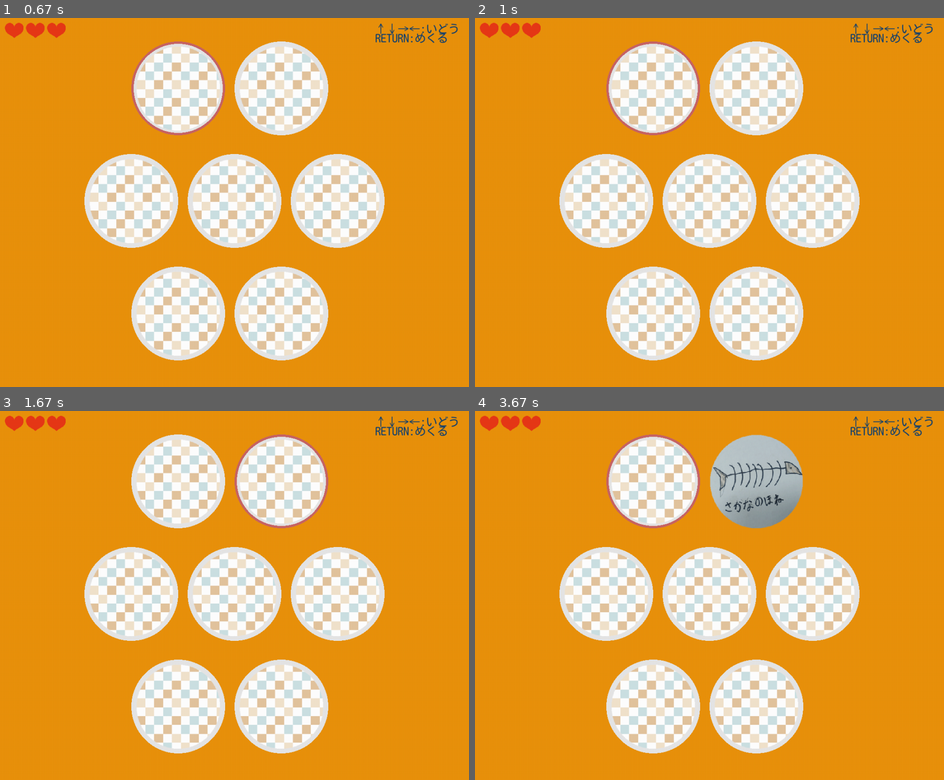
Above: before the commit, frames 1-4 (two rows, left to right).
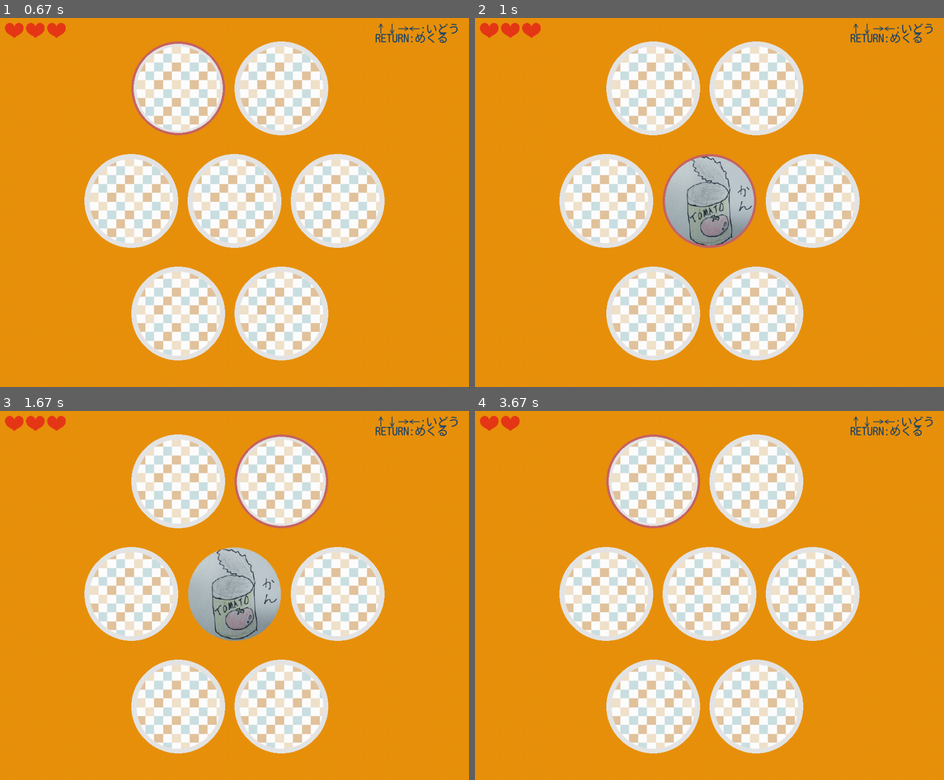
Above: after the commit, the same moments.

Repository: yukaiworks/pygame-trushmemory
Game: pygame game, started from main.py
The game is run twice, just before and just after one commit, with the same random seed, the same clock (stepped at 60 frames per second) and the same inputs.
Inputs (mouse positions are in pixels of both pictures, inside the frame that each line leads up to):
- Up to frame 1 (0.67 s): tap Enter at 0.33 s
- Up to frame 2 (1 s): click (709, 228) at 0.73 s
- Up to frame 3 (1.67 s): hold Right 1-1.47 s; hold Up from 1.5 s (still down)
- Up to frame 4 (3.67 s): release Up at 1.8 s; tap Enter at 2.33 s; hold Left from 3.57 s (still down)

Frame 1 is identical in both runs. In frame 2, 4.4% of the frame differs, in the area x 28-60%, y 6-63%; in frame 3, 4.0%; in frame 4, 4.1%.

Commit message:
Update main.py
キーボードだけでなくタッチに対応

Diff:
--- a/main.py
+++ b/main.py
@@ -26,11 +26,11 @@
 IMG_PATH_RESULT = "./img/result.png"
 
 # 音
-HIT_SOUND_PATH = "./sound/hit.ogg"#wav"
-BEEP_SOUND_PATH = "./sound/beep4.ogg"#mp3"
-FLIP_SOUND_PATH = "./sound/flipcard.ogg"#mp3"
-CHAIME_SOUND_PATH = "./sound/chaime.ogg"#mp3"
-DECISION_SOUND_PATH = "./sound/decision44.ogg"#mp3"
+HIT_SOUND_PATH = "./sound/hit.ogg"
+BEEP_SOUND_PATH = "./sound/beep4.ogg"
+FLIP_SOUND_PATH = "./sound/flipcard.ogg"
+CHAIME_SOUND_PATH = "./sound/chaime.ogg"
+DECISION_SOUND_PATH = "./sound/decision44.ogg"
 
 TYPE_JOKER = 0
 TYPE_FOODWASTE = 1
@@ -51,9 +51,9 @@
     print('ボタン数 :', joystick.get_numbuttons())
 
 screen = pygame.display.set_mode(SCREEN_RECT.size)
-font_lg = pygame.font.Font("KosugiMaru-Regular.ttf", 50)#pygame.font.SysFont(None, 50)
-font_md = pygame.font.Font("KosugiMaru-Regular.ttf", 30)#pygame.font.SysFont(None, 30)
-font_sm = pygame.font.Font("KosugiMaru-Regular.ttf", 24)#pygame.font.SysFont(None, 24)
+font_lg = pygame.font.Font("KosugiMaru-Regular.ttf", 50)
+font_md = pygame.font.Font("KosugiMaru-Regular.ttf", 30)
+font_sm = pygame.font.Font("KosugiMaru-Regular.ttf", 24)
 clock = pygame.time.Clock()
 
 class Trush(pygame.sprite.Sprite):
@@ -75,6 +75,9 @@
     def draw_pointing(self, screen):
         rect = self.image.get_rect(topleft= self.pos)
         pygame.draw.circle(screen, (200, 100, 100), rect.center,100, 5)
+    def is_inside(self, point):
+        rect = self.image.get_rect(topleft= self.pos)
+        return rect.collidepoint(point)
 
 #
 # ゲームメイン画面
@@ -145,6 +148,14 @@
                         flip_sound.play()
                         trush_list[pointing_idx].is_open = True
                         checking_list.append(trush_list[pointing_idx])
+            elif event.type == MOUSEBUTTONDOWN: # タッチに対応
+                for i, trush in enumerate(trush_list):
+                    if not trush_list[i].is_open and trush.is_inside(event.pos):
+                        pointing_idx = i
+                        flip_sound.play()
+                        trush_list[pointing_idx].is_open = True
+                        checking_list.append(trush_list[pointing_idx])
+                        break
             elif event.type == JOYBUTTONDOWN and joystick.get_button(0) and len(checking_list) < 2 :
                 if not trush_list[pointing_idx].is_open:
                     flip_sound.play()
@@ -281,6 +292,9 @@
 # スタート画面
 #
 async def start_page():
+    # タッチスタートの場合、この画面がSKIPされてしまうため
+    countup = 0
+
     title_img = pygame.transform.scale_by(pygame.image.load(IMG_PATH_TITLE).convert_alpha(), 0.6)
     # 説明文
     msg = []
@@ -300,6 +314,8 @@
         trush_list[i].is_open = True
 
     while True:
+        countup += 1
+
         for event in pygame.event.get():
             if event.type == QUIT:
                 pygame.quit()
@@ -307,6 +323,8 @@
             if event.type == KEYDOWN and event.key in [K_a,K_RETURN]:
                 return
             elif event.type == JOYBUTTONDOWN and joystick.get_button(0):
+                return
+            elif event.type == MOUSEBUTTONDOWN and countup > TICK:
                 return
 
         screen.fill(BG_COLOR)
@@ -366,6 +384,8 @@
             if event.type == KEYDOWN and event.key in [K_a,K_RETURN]:
                 return
             elif event.type == JOYBUTTONDOWN and joystick.get_button(0):
+                return
+            elif event.type == MOUSEBUTTONDOWN:
                 return
 
         screen.fill(BG_COLOR)
